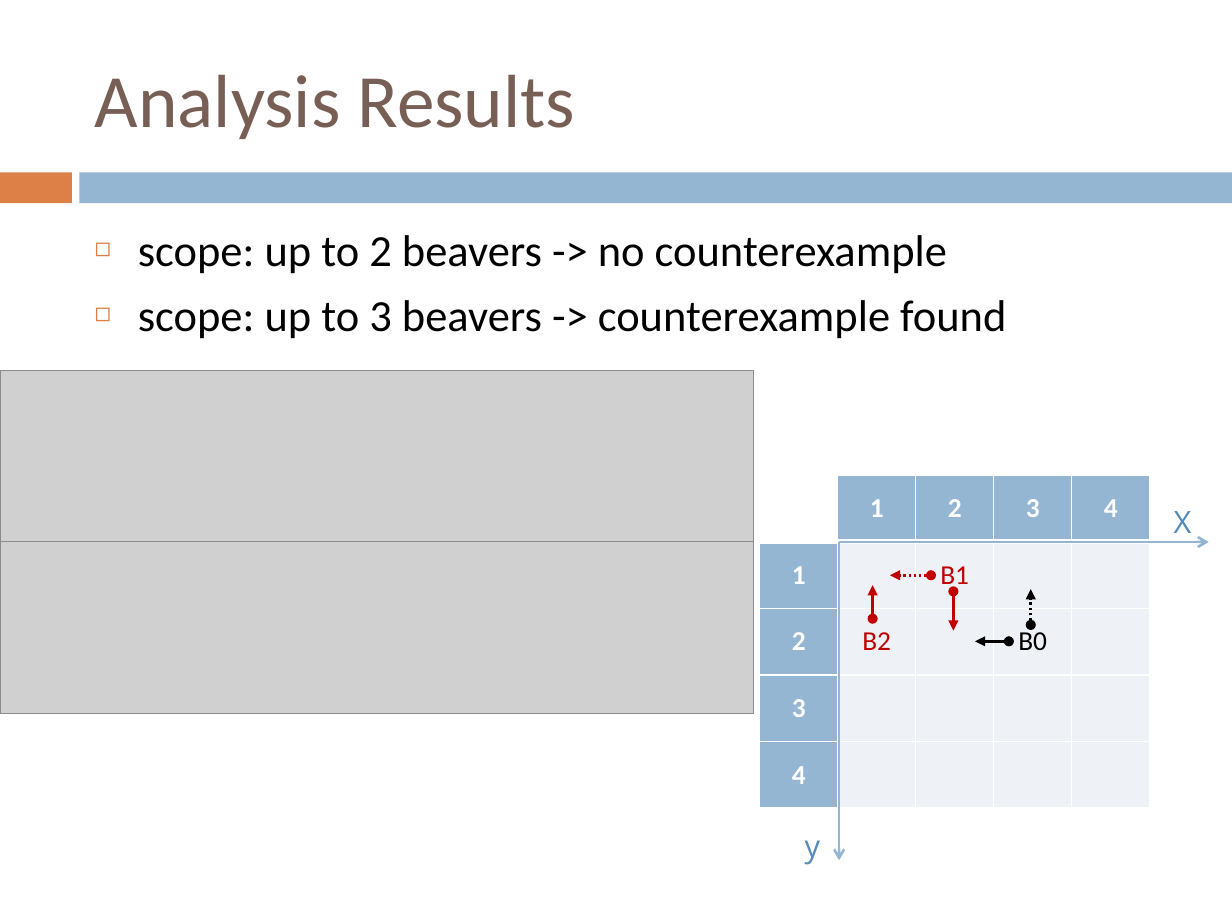
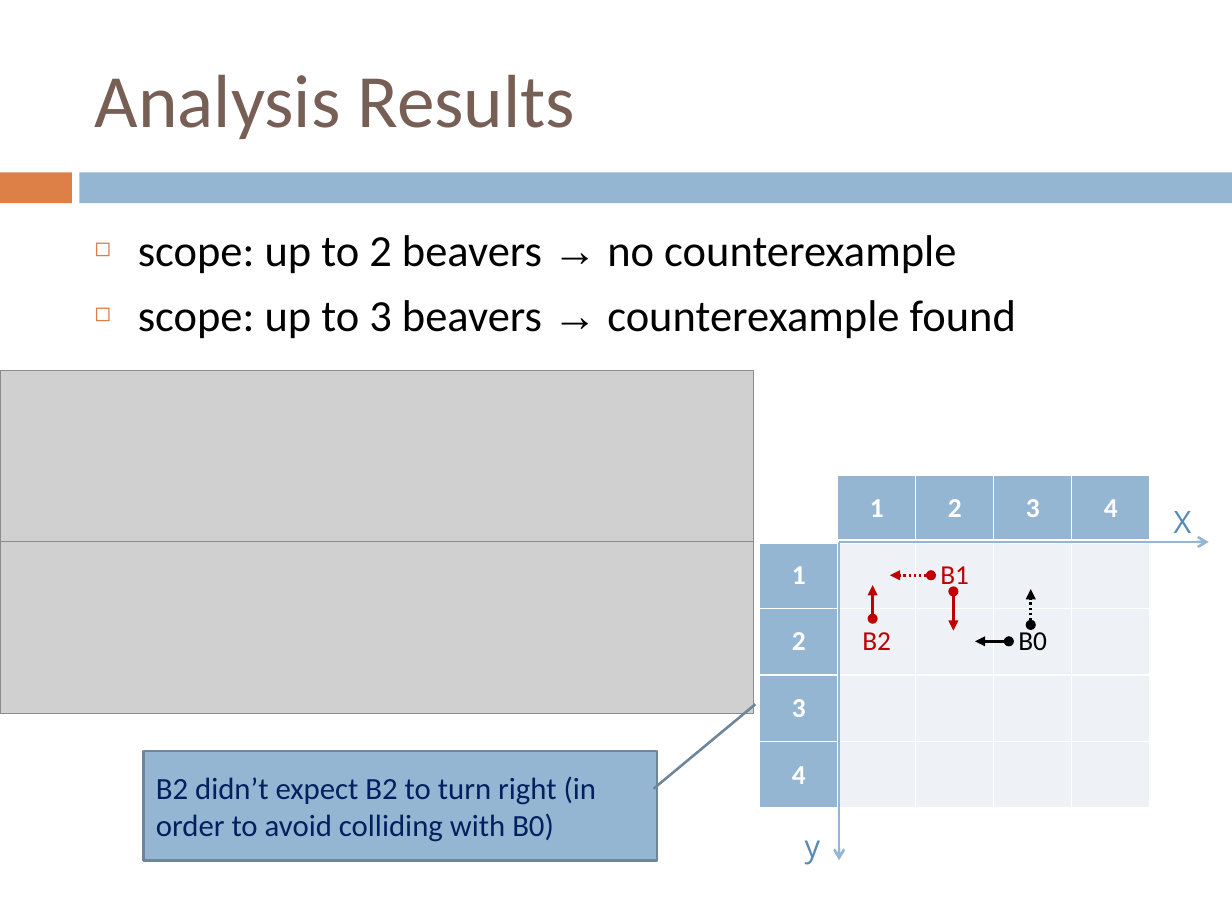
Before and after one commit to webguru412/React-Robots, a slide deck: slide 14 of talks/ppr-14-05-12.pptx. Drawn at 1232x924 pixels with LibreOffice and Linux fonts; fonts in the diff are those of the drawing; grey boxes stand for pictures. Boxes give left, top, right and bottom in pixels: in the first picture for what was removed or moved away, otherwise in the second. Text is boxed around its words. In the diff, an @@ line names an element or a change of style, - is before the commit and + after.

```diff
--- a/talks/ppr-14-05-12.pptx
+++ b/talks/ppr-14-05-12.pptx
@@ text at (x1=138, y1=235, x2=1016, y2=339): text changed @@
-◻ scope: up to 2 beavers -> no counterexample
-◻ scope: up to 3 beavers -> counterexample found
+◻ scope: up to 2 beavers → no counterexample
+◻ scope: up to 3 beavers → counterexample found
@@ border callout added at (x1=144, y1=750, x2=658, y2=860), fill #94B6D2, outline #6D879B 1.5 pt, 18 pt, text #002060 @@
+B2 didn’t expect B2 to turn right (in order to avoid colliding with B0)
```
Also in this commit, not shown: 1 other slide changed, 3 slides added, 3 other files.
